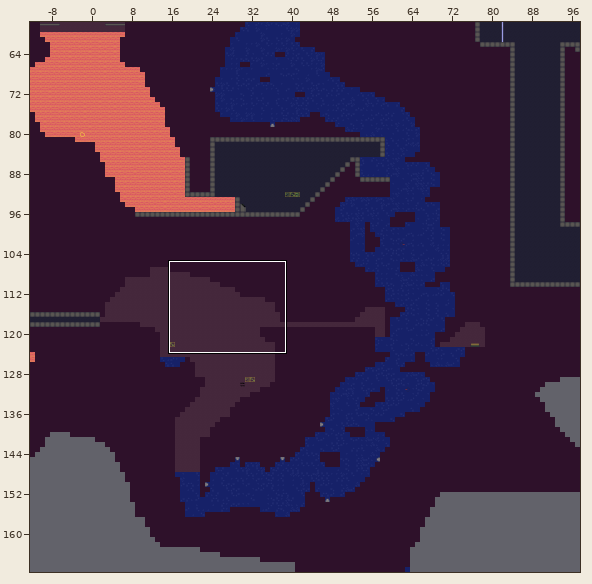
Two versions of a level (Tiled map, web/public/assets/map1.tmx). Above: a wide view before the commit, with the close-up outlined.
Close-up. Before:
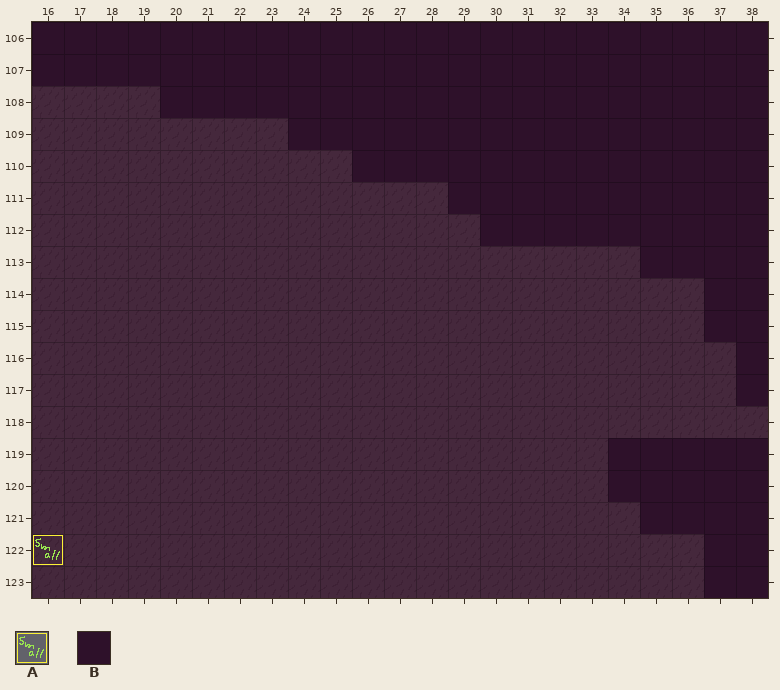
Cells are 32x32 px. Shown: x 16..38, y 106..123. The commit also changed other parts of the map, which this record leaves out.
Key: from "main_tiles": A 50; from "world_properties": B 16.
_ is an empty cell.
Layers that did not change in this view are not listed.
Layer "Main" before, first column x 16:
106 BBBBBBBBBBBBBBBBBBBBBBB
107 BBBBBBBBBBBBBBBBBBBBBBB
108 ____BBBBBBBBBBBBBBBBBBB
109 ________BBBBBBBBBBBBBBB
110 __________BBBBBBBBBBBBB
111 _____________BBBBBBBBBB
112 ______________BBBBBBBBB
113 ___________________BBBB
114 _____________________BB
115 _____________________BB
116 ______________________B
117 ______________________B
118 _______________________
119 __________________BBBBB
120 __________________BBBBB
121 ___________________BBBB
122 A____________________BB
123 _____________________BB
And afterwards:
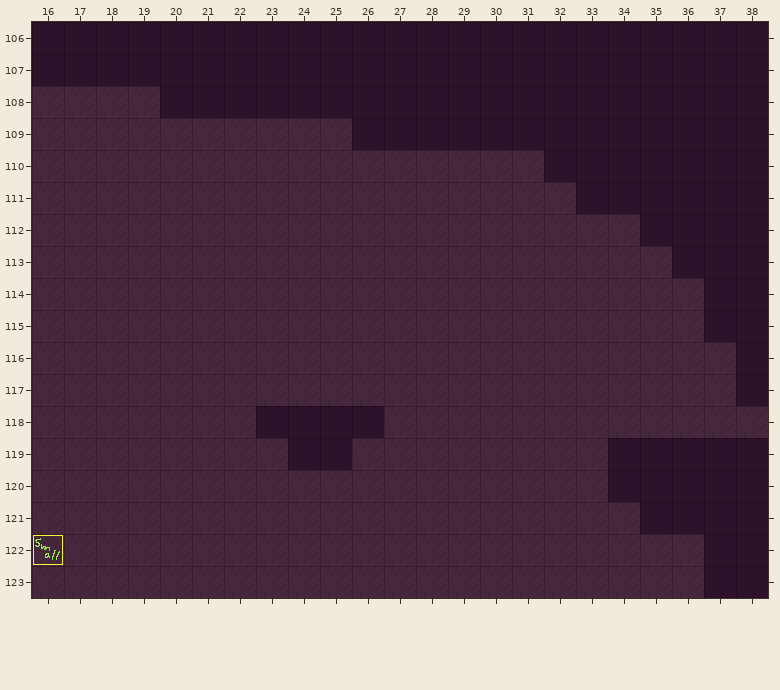
Changes in this commit:
{"where": "layer \"Main\""}
{"y":109,"x":24,"old":"BB","new":"__"}
{"y":110,"x":26,"old":"BBBBBB","new":"______"}
{"y":111,"x":29,"old":"BBBB","new":"____"}
{"y":112,"x":30,"old":"BBBBB","new":"_____"}
{"y":113,"x":35,"old":"B","new":"_"}
{"y":118,"x":23,"old":"____","new":"BBBB"}
{"y":119,"x":24,"old":"__","new":"BB"}
{"label":"removed","picture_box":[288,118,672,278]}
{"label":"added","picture_box":[256,406,384,470]}
